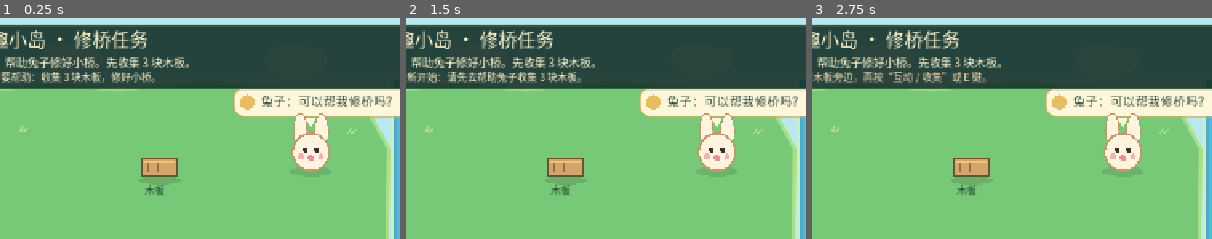
Above: before the commit, frames 1-3 (left to right).
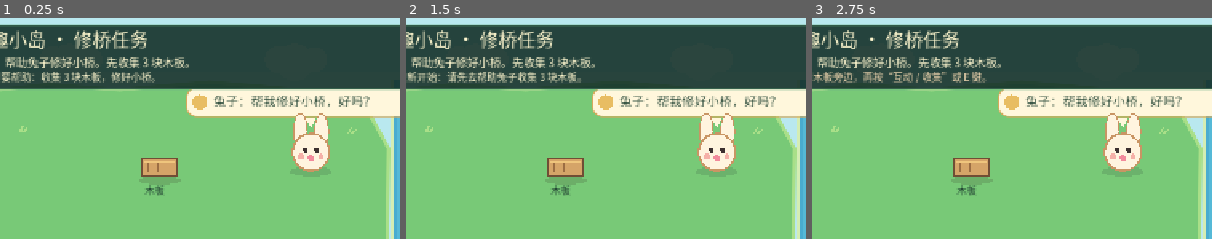
Above: after the commit, the same moments.

Repository: zhuwd-dev/wonder-isle
Game: Godot game, scene res://scenes/boot/Main.tscn
Two runs of this game, one before a commit and one after it. Both use one fixed random seed, a clock stepped at 60 frames per second and the inputs below.
Inputs:
- Up to frame 1 (0.25 s): no input
- Up to frame 2 (1.5 s): click "重新开始" at 0.5 s; click "重新开始" at 1.25 s
- Up to frame 3 (2.75 s): click "互动 / 收集" at 2 s
The pictures show only the part of the screen within x 7-57%, y 0-50%; the shares and areas given below are measured in that part.

The runs differ from the first frame. In frame 1, 3.0% of the frame differs, in the area x 46-98%, y 32-46%; in frame 2, 3.0%; in frame 3, 3.0%.

Commit message:
Guide the post-bridge quest and WebGL failures

Diff:
--- a/scripts/boot/main.gd
+++ b/scripts/boot/main.gd
@@ -1323,15 +1323,15 @@
 func _draw_rabbit_area(font: Font) -> void:
 	if _should_show_rabbit_dialog():
 		var bubble_fill := Color("fff7dc")
-		_draw_panel(Rect2(468, 122, 324, 48), bubble_fill, Color("d7a85b"), 16)
+		_draw_panel(Rect2(392, 122, 400, 48), bubble_fill, Color("d7a85b"), 16)
 		draw_colored_polygon(PackedVector2Array([Vector2(582, 170), Vector2(600, 170), Vector2(592, 188)]), bubble_fill)
-		draw_circle(Vector2(490, 146), 12.0, Color("e8bd62"))
-		draw_string(font, Vector2(512, 152), _rabbit_feedback_text(), HORIZONTAL_ALIGNMENT_LEFT, -1, 20, VISUAL_PALETTE["ink"])
+		draw_circle(Vector2(414, 146), 12.0, Color("e8bd62"))
+		draw_string(font, Vector2(436, 152), _rabbit_feedback_text(), HORIZONTAL_ALIGNMENT_LEFT, -1, 20, VISUAL_PALETTE["ink"])
 	_draw_rabbit(Vector2(592, 226))
 
 
 func _should_show_rabbit_dialog() -> bool:
-	return not game_state.is_complete()
+	return not game_state.is_complete() or not game_state.seed_planted
 
 
 func _draw_region_area(font: Font) -> void:
@@ -1917,7 +1917,13 @@
 
 
 func _rabbit_feedback_text() -> String:
-	return "兔子：可以帮我修桥吗？" if _should_show_rabbit_dialog() else ""
+	if not _should_show_rabbit_dialog():
+		return ""
+	if not game_state.is_complete():
+		return "兔子：帮我修好小桥，好吗？"
+	if not game_state.seed_collected:
+		return "兔子：谢谢你！过桥找发光种子吧！"
+	return "兔子：种子找到了！去花圃种下吧！"
 
 
 func _draw_ellipse_custom(center: Vector2, radius: Vector2, color: Color) -> void:
@@ -2070,9 +2076,9 @@
 			return "已收集 %d/3 块木板，还要 %d 块。" % [collected_count, GameState.BOARD_TOTAL - collected_count]
 		return "木板已集齐，已放置 %d/3 块；把剩余木板拖到桥面高亮位置。" % placed_count
 	if not game_state.seed_collected:
-		return "小桥已修好！到右侧寻找种子并种下。"
+		return "下一步：过桥到右侧寻找发光的种子。"
 	if not game_state.seed_planted:
-		return "种子已找到，请到右侧花圃种下。"
+		return "下一步：到右侧花圃种下种子。"
 	if not game_state.is_q004_complete():
 		var wood_count: int = game_state.wood_count()
 		var delivered_count: int = game_state.delivered_wood_count()
@@ -2121,9 +2127,9 @@
 			return "靠近木板后按 E 或点击木板收集。"
 		return "拖动右下角已收集木板到桥上高亮位置。"
 	if not game_state.seed_collected:
-		return "过桥后到右侧寻找闪亮的种子，靠近后按互动键收集。"
+		return "过桥到右侧，靠近发光种子后按“互动 / 收集”。"
 	if not game_state.seed_planted:
-		return "到右侧花圃附近按互动键种下种子。"
+		return "到右侧花圃附近按“互动 / 收集”种下种子。"
 	if not game_state.is_q004_complete():
 		if game_state.wood_count() < GameState.Q004_WOOD_TOTAL:
 			return "靠近木材后按 E 或点击互动 / 收集来拾取。"
--- a/tests/test_disk_save_cycle.gd
+++ b/tests/test_disk_save_cycle.gd
@@ -263,7 +263,7 @@
 	_expect(main.game_state.area_unlocked, "新进程恢复后区域应为已开放")
 	_expect(main.game_state.seed_collected, "新进程恢复后应保留种子收集状态")
 	_expect(not main.game_state.seed_planted, "新进程恢复后种子应仍未种植")
-	_expect(main._task_prompt_text() == "种子已找到，请到右侧花圃种下。", "种子未种植存档加载后应显示种植引导")
+	_expect(main._task_prompt_text() == "下一步：到右侧花圃种下种子。", "种子未种植存档加载后应显示种植引导")
 	main.player_position = main.FLOWERBED_POSITION
 	main._try_collect_nearby()
 	_expect(main.game_state.seed_planted, "花圃交互后应保存种植状态")
--- a/tests/test_graybox_collision.gd
+++ b/tests/test_graybox_collision.gd
@@ -75,13 +75,16 @@
 	_expect(main.game_state.placed[2], "the third board must support touch placement")
 	_expect(main._drag_target_slot_at(slot_center_2) == -1, "placed board must no longer have an active target")
 	_expect(main.game_state.is_complete(), "placing the third board must complete the bridge")
-	_expect(main._task_prompt_text() == "小桥已修好！到右侧寻找种子并种下。", "完成修桥后应引导后续种子任务")
-	_expect(main._task_action_hint_text() == "过桥后到右侧寻找闪亮的种子，靠近后按互动键收集。", "完成修桥后应显示种子互动提示")
+	_expect(main._task_prompt_text() == "下一步：过桥到右侧寻找发光的种子。", "完成修桥后应明确指出唯一的下一步")
+	_expect(main._task_action_hint_text() == "过桥到右侧，靠近发光种子后按“互动 / 收集”。", "完成修桥后应显示种子互动提示")
+	_expect(main._should_show_rabbit_dialog(), "修桥后兔子应继续提供当前阶段的引导")
+	_expect(main._rabbit_feedback_text() == "兔子：谢谢你！过桥找发光种子吧！", "修桥后的兔子对白应转成种子任务提示")
 	main.player_position = main.SEED_POSITION
 	main._try_collect_nearby()
 	_expect(main.game_state.seed_collected, "修桥后靠近种子应能收集")
 	_expect(not main.game_state.seed_planted, "收集种子后不应立即完成种植")
-	_expect(main._task_prompt_text() == "种子已找到，请到右侧花圃种下。", "收集种子后应引导前往花圃")
+	_expect(main._task_prompt_text() == "下一步：到右侧花圃种下种子。", "收集种子后应引导前往花圃")
+	_expect(main._rabbit_feedback_text() == "兔子：种子找到了！去花圃种下吧！", "收集种子后兔子对白应随任务更新")
 	main._try_collect_nearby()
 	_expect(main.game_state.seed_collected, "重复互动不能取消种子收集")
 	main.player_position = Vector2(600, 400)
@@ -92,6 +95,7 @@
 	main.player_position = main.FLOWERBED_POSITION
 	main._try_collect_nearby()
 	_expect(main.game_state.seed_planted, "在花圃范围内应能种植")
+	_expect(not main._should_show_rabbit_dialog(), "种下种子后兔子的临时任务对白应结束")
 	_expect(main._task_prompt_text() == "任务：帮狐狸建小屋。先收集 3 份木材。", "种植完成后应引导狐狸小屋任务")
 	_expect(main._task_action_hint_text() == "靠近木材后按 E 或点击互动 / 收集来拾取。", "种植完成后应显示木材收集提示")
 	main._try_collect_nearby()
@@ -152,8 +156,8 @@
 		main.game_state.place_board(board_id, board_id)
 	_expect(main.game_state.is_complete(), "the third placed board must complete the quest")
 	_expect(main._bridge_status_text() == "小桥已修好", "bridge completion text must update")
-	_expect(main._rabbit_feedback_text().is_empty(), "the rabbit's bridge dialogue must end after the bridge is repaired")
-	_expect(not main._should_show_rabbit_dialog(), "the rabbit's speech bubble must not persist into later quests")
+	_expect(main._rabbit_feedback_text() == "兔子：谢谢你！过桥找发光种子吧！", "the rabbit's dialogue must guide the player to the seed after the bridge is repaired")
+	_expect(main._should_show_rabbit_dialog(), "the rabbit's current quest hint must remain visible until the seed is planted")
 	_expect(not main._should_show_region_access_card(), "the locked-region explanation must disappear when the bridge opens it")
 	_expect(main._is_walkable(Vector2(710, 375)), "repaired bridge must allow the left approach")
 	_expect(main._is_walkable(Vector2(720, 375)), "repaired bridge must allow the river entry")
--- a/tests/test_q005_runtime.gd
+++ b/tests/test_q005_runtime.gd
@@ -91,7 +91,7 @@
 	var build_style: StyleBox = main.build_button.get_theme_stylebox("normal")
 	_expect(build_style is StyleBoxFlat and build_style.bg_color == Color("68bd72"), "the current next action button must use its green primary style")
 	_expect(not main._should_show_q006_slots(), "empty garden slots must stay hidden outside build mode")
-	_expect(not main._should_show_rabbit_dialog(), "the rabbit's bridge dialogue must end after the bridge is repaired")
+	_expect(not main._should_show_rabbit_dialog(), "the rabbit's seed guidance must end after the seed is planted")
 	_expect(not main._should_show_region_access_card(), "the bridge access card must disappear after the area opens")
 	_expect(not main._can_use_q007_side_task(), "Q007 must stay hidden while Q006 is the current task")
 	_expect(not main._can_use_q009_side_task(), "Q009 must stay hidden while Q006 is the current task")
--- a/tests/test_q008_runtime.gd
+++ b/tests/test_q008_runtime.gd
@@ -39,8 +39,8 @@
 	_expect(not main.game_state.is_q005_complete(), "Q008 runtime must not require Q005")
 	_expect(not main.game_state.is_q006_complete(), "Q008 runtime must not require Q006")
 	_expect(not main.game_state.is_q007_complete(), "Q008 runtime must not require Q007")
-	_expect(main._task_prompt_text() == "小桥已修好！到右侧寻找种子并种下。", "Q008 must not replace the existing main task prompt")
-	_expect(main._task_action_hint_text() == "过桥后到右侧寻找闪亮的种子，靠近后按互动键收集。", "Q008 must not replace the existing main action hint")
+	_expect(main._task_prompt_text() == "下一步：过桥到右侧寻找发光的种子。", "Q008 must not replace the existing main task prompt")
+	_expect(main._task_action_hint_text() == "过桥到右侧，靠近发光种子后按“互动 / 收集”。", "Q008 must not replace the existing main action hint")
 	_expect(main._q008_prompt_text() == "小路任务：已铺设 0/3 块路面石板。", "Q008 must show its progress in the path area")
 
 	_complete_main_story_runtime()
Not shown, changed: docs/奇趣小岛｜整体开发路线图.md
Not shown, changed: docs/开发与浏览器预览.md
Not shown, added: tools/prepare_web_export.py
Not shown, changed: tools/test_web_preview.py
Not shown, changed: tools/test_web_preview.sh
